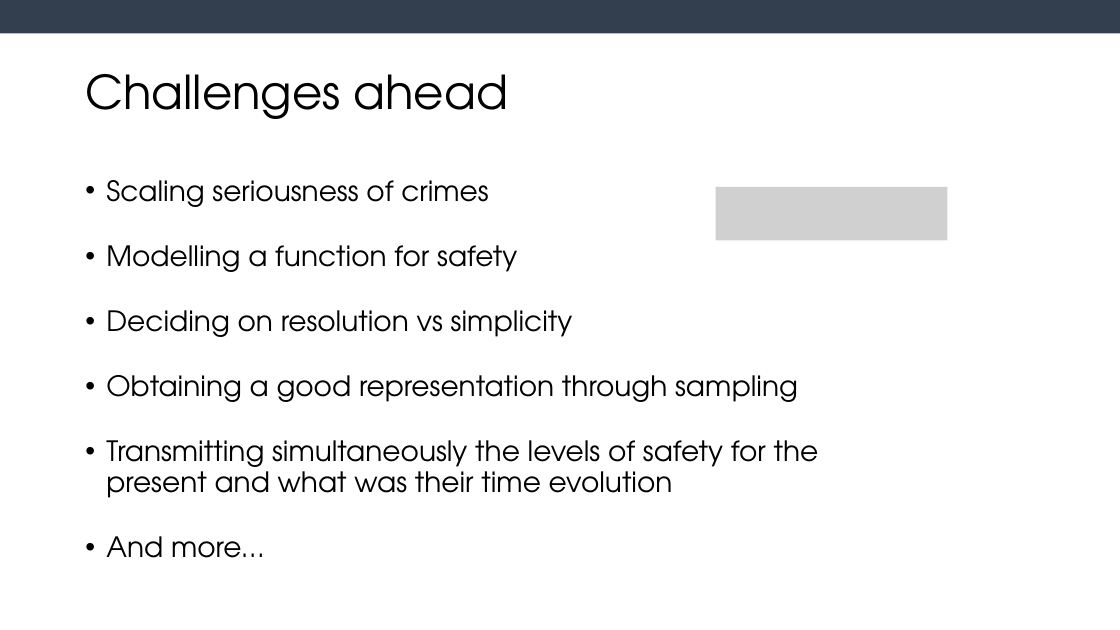
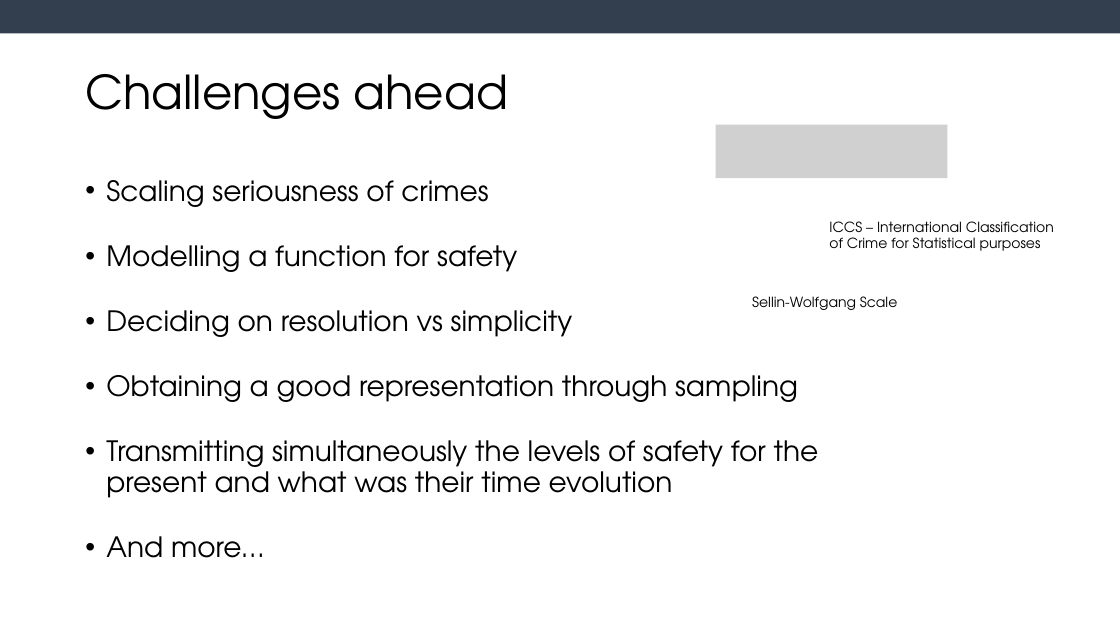
Before and after one commit to Vasco27/chicago_crimes_VD_1920, a slide deck: slide 8 of Criminality in Chicago_FOR_TOMORROW.pptx (slide 7 before the commit). Drawn at 1120x630 pixels with LibreOffice and Linux fonts; fonts in the diff are those of the drawing; grey boxes stand for pictures. Boxes give left, top, right and bottom in pixels: in the first picture for what was removed or moved away, otherwise in the second. Text is boxed around its words. In the diff, an @@ line names an element or a change of style, - is before the commit and + after.

```diff
--- a/Criminality in Chicago_FOR_TOMORROW.pptx
+++ b/Criminality in Chicago_FOR_TOMORROW.pptx
@@ picture added at <box>716,125,948,179</box> @@
@@ picture removed at <box>716,187,948,240</box> @@
@@ text added at <box>829,221,1054,251</box>, 12 pt, text #000000 @@
+ICCS – International Classification of Crime for Statistical purposes
@@ text added at <box>752,296,897,310</box>, 12 pt, text #000000 @@
+Sellin-Wolfgang Scale
```
Also in this commit, not shown: 3 other slides changed, 1 slide added, 7 other files.
